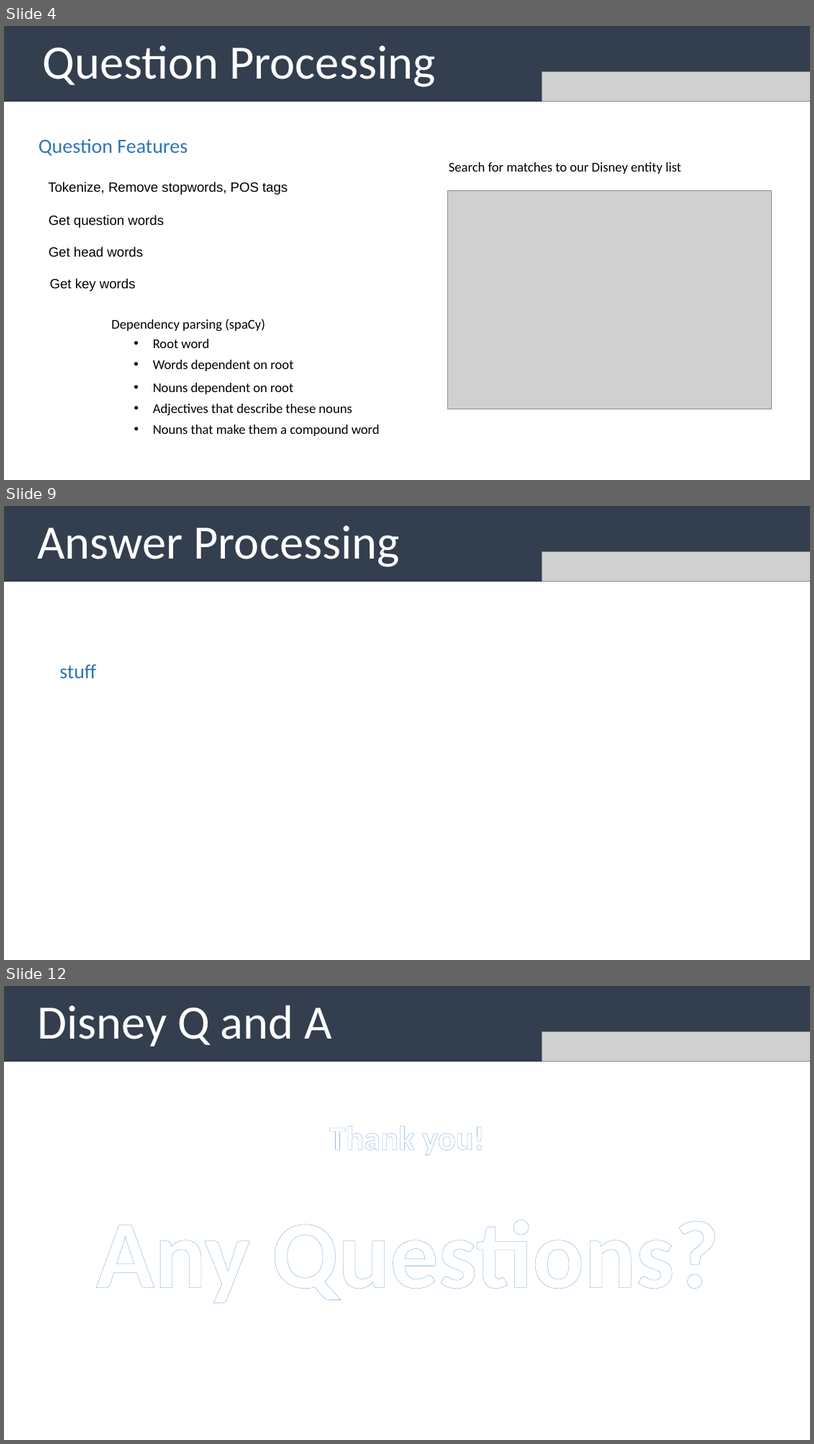
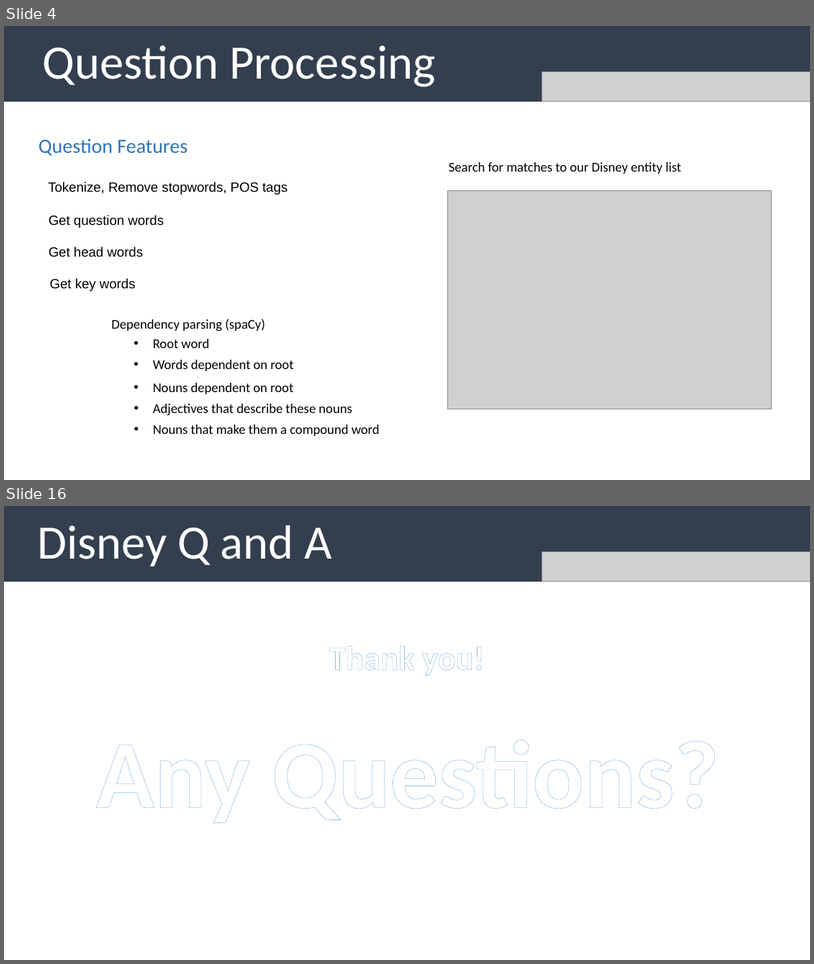
Before and after one commit to uabinf/nlp-group-project-fall-2020-disneyqanda, a slide deck: disneyqanda.pptx. Shown one above the other, each under a label of ours: slides 4, 9 and 12 before the commit, slides 4 and 16 after it; the slides between them are not shown. The pictures are 814x1444 and 814x964 pixels, drawn with LibreOffice and Linux fonts; fonts in the diff are those of the drawing; grey boxes stand for pictures. Boxes give left, top, right and bottom in pixels: in the first picture for what was removed or moved away, otherwise in the second. Text is boxed around its words. In the diff, an @@ line names an element or a change of style, - is before the commit and + after.

```diff
--- a/disneyqanda.pptx
+++ b/disneyqanda.pptx
@@ slide 9 removed at (4,506,810,960), background #FFFFFF @@
@@ rectangle removed at (4,506,810,582) @@
-Answer Processing
@@ picture removed at (543,552,810,582) @@
@@ text removed at (59,664,96,678) @@
-stuff
@@ what was slide 12 is now slide 16 @@
```
Also in this commit, not shown: 3 slides changed, 8 slides added, 3 other slides removed.
